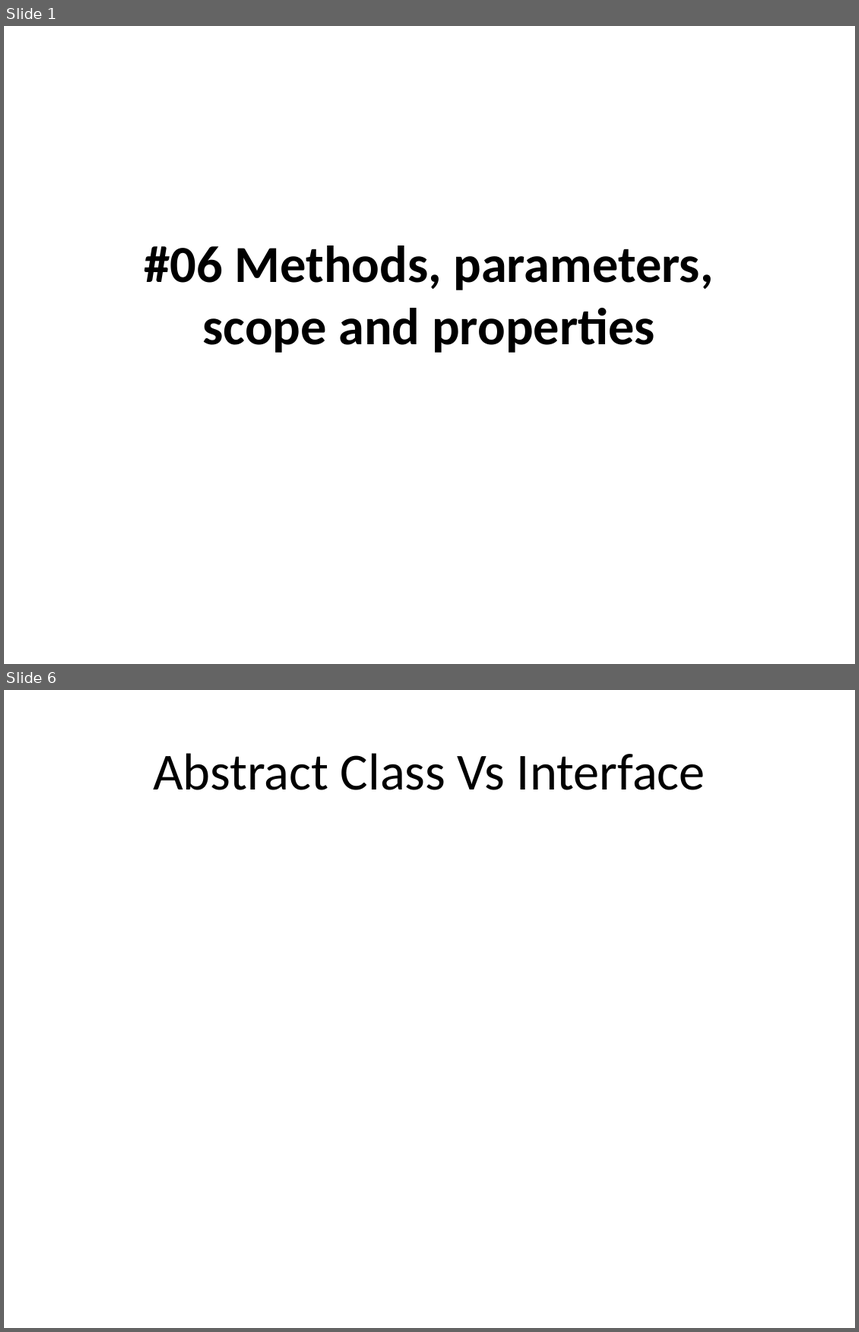
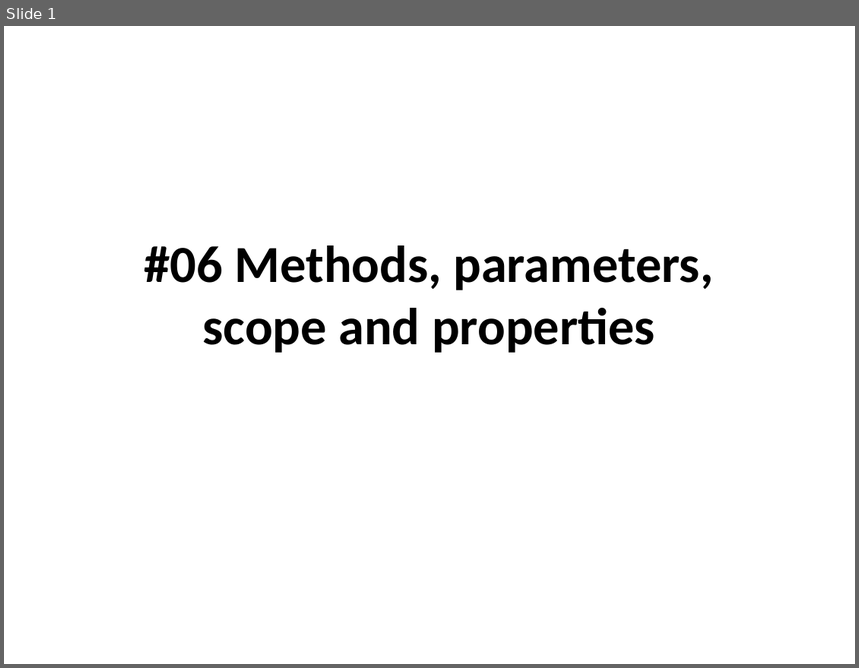
Before and after one commit to isurup/kalle-martin-group, a slide deck: OOPExam/06 Methods, parameters, scope and properties.pptx. Shown one above the other, each under a label of ours: slides 1 and 6 before the commit, slide 1 after it; the slides between them are not shown. The pictures are 859x1332 and 859x668 pixels, drawn with LibreOffice and Linux fonts; fonts in the diff are those of the drawing. Boxes give left, top, right and bottom in pixels: in the first picture for what was removed or moved away, otherwise in the second. Text is boxed around its words. In the diff, an @@ line names an element or a change of style, - is before the commit and + after.

```diff
--- a/OOPExam/06 Methods, parameters, scope and properties.pptx
+++ b/OOPExam/06 Methods, parameters, scope and properties.pptx
@@ slide 6 removed at [4, 690, 855, 1328], background #FFFFFF @@
@@ title removed at [153, 753, 705, 790] @@
-Abstract Class Vs Interface
```
Also in this commit, not shown: 1 slide changed, 8 slides added, 6 other slides removed.
